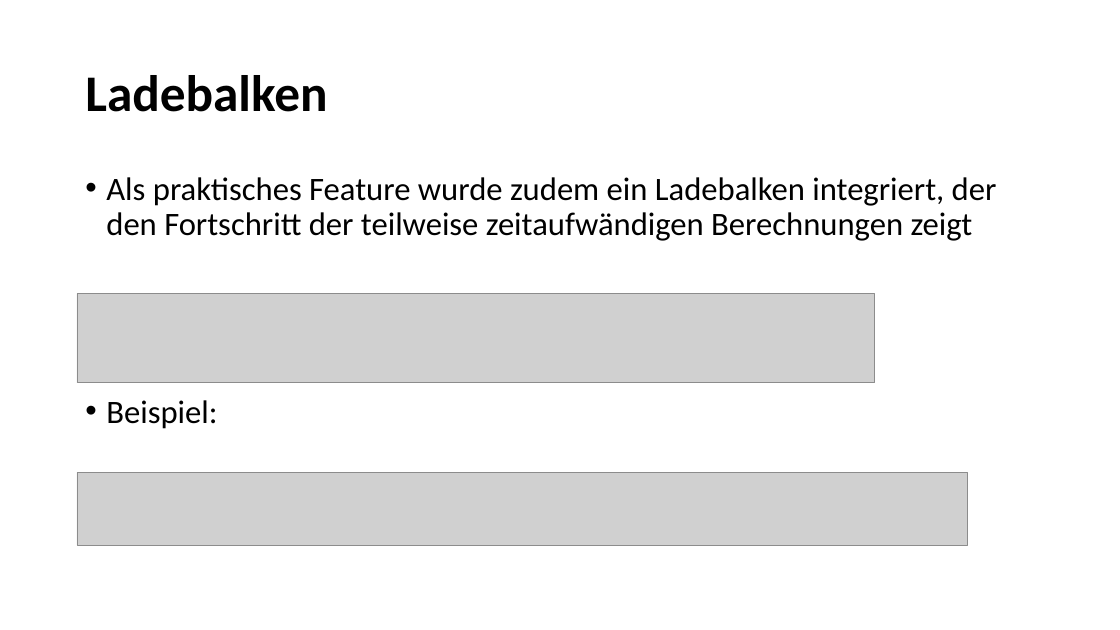
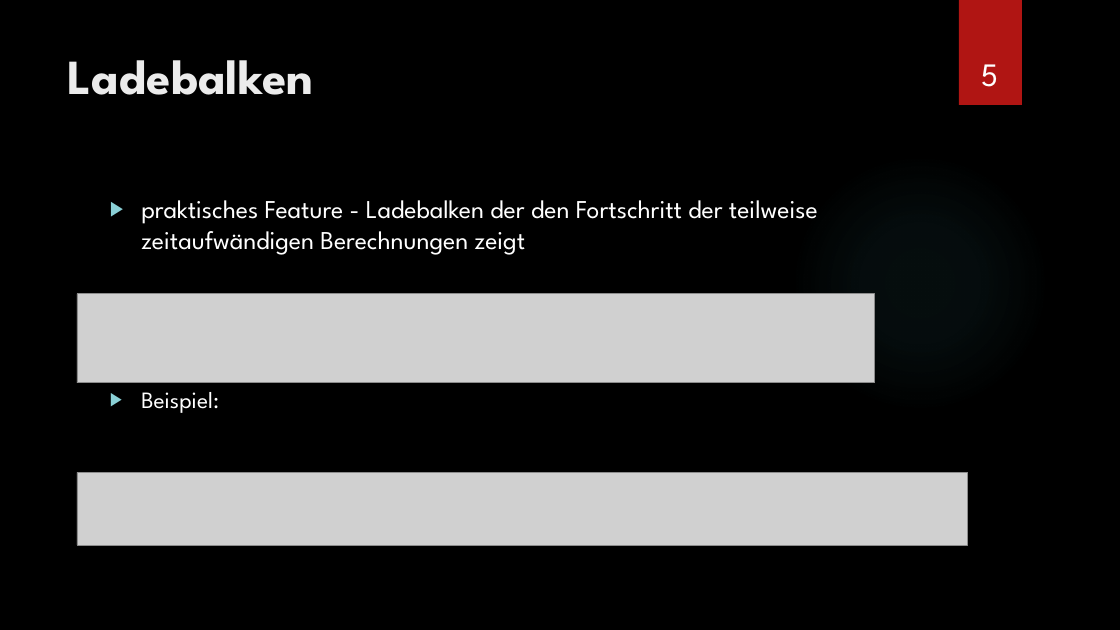
Before and after one commit to PythonThema4/kronendach, a slide deck: slide 5 of Kronendach-Durchlässigkeit.pptx. Drawn at 1120x630 pixels with LibreOffice and Linux fonts; fonts in the diff are those of the drawing; grey boxes stand for pictures; background and template pictures are left out. Boxes give left, top, right and bottom in pixels: in the first picture for what was removed or moved away, otherwise in the second. Text is boxed around its words. In the diff, an @@ line names an element or a change of style, - is before the commit and + after.

```diff
--- a/Kronendach-Durchlässigkeit.pptx
+++ b/Kronendach-Durchlässigkeit.pptx
@@ background #FFFFFF to picture (left out) @@
@@ rectangle added at [959, 0, 1022, 105], fill #B01513 @@
@@ title "Ladebalken": place and size @@
-title "Ladebalken" at [85, 75, 327, 112]
+title "Ladebalken" at [68, 60, 313, 95]
@@ title "Ladebalken" at [68, 60, 313, 95]: size 44 to 42 pt, font Calibri to League Spartan, text colour #000000 to #EBEBEB; line spacing 0.9 to 1; vertical alignment middle to top @@
@@ page number added at [981, 64, 998, 87], 28 pt, text #FFFFFF @@
+5
@@ ellipse added at [791, 154, 1049, 413], fill gradient #50B9C1 @@
@@ text "praktisches Feature - Ladebalken der ...": place and size @@
-text "praktisches Feature - Ladebalken der ..." at [106, 177, 997, 429]
+text "praktisches Feature - Ladebalken der ..." at [141, 200, 818, 413]
@@ text at [141, 200, 818, 255]: text changed; size 28 to 22 pt; font Calibri to League Spartan; text colour #000000 to #FFFFFF @@
-• Als praktisches Feature wurde zudem ein Ladebalken integriert, der den Fortschritt der teilweise zeitaufwändigen Berechnungen zeigt
+▶ praktisches Feature - Ladebalken der den Fortschritt der teilweise zeitaufwändigen Berechnungen zeigt
@@ text at [141, 392, 219, 413]: size 28 to 20 pt, font Calibri to League Spartan, text colour #000000 to #FFFFFF in "Beispiel:"; bullet • to ▶; line spacing 0.9 to 1 @@
```
Also in this commit, not shown: 4 other slides changed, 5 slides added, 6 slides removed, 7 other files.
